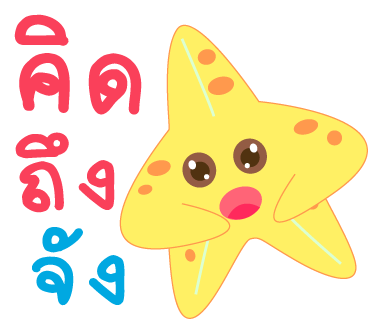
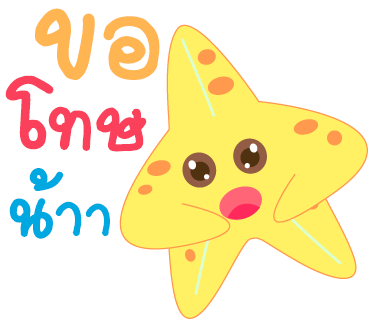
Layers edited between the first and the second 370×320 image:
renamed "จัง" to "น้าา", painted on it over [9, 168, 125, 306]
renamed "ถึง" to "โทษ", painted on it over [5, 75, 147, 213]
renamed "คิด" to "ขอ", painted on it over [14, 8, 160, 115]
